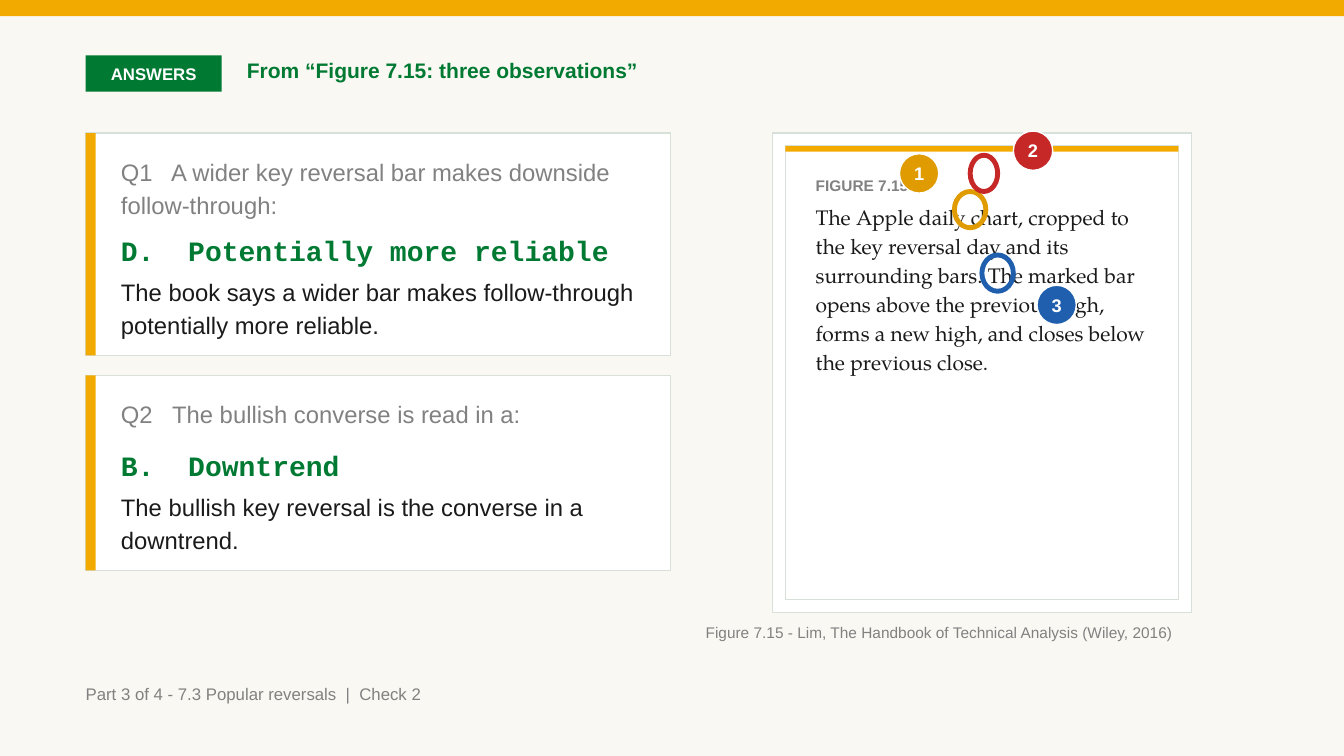
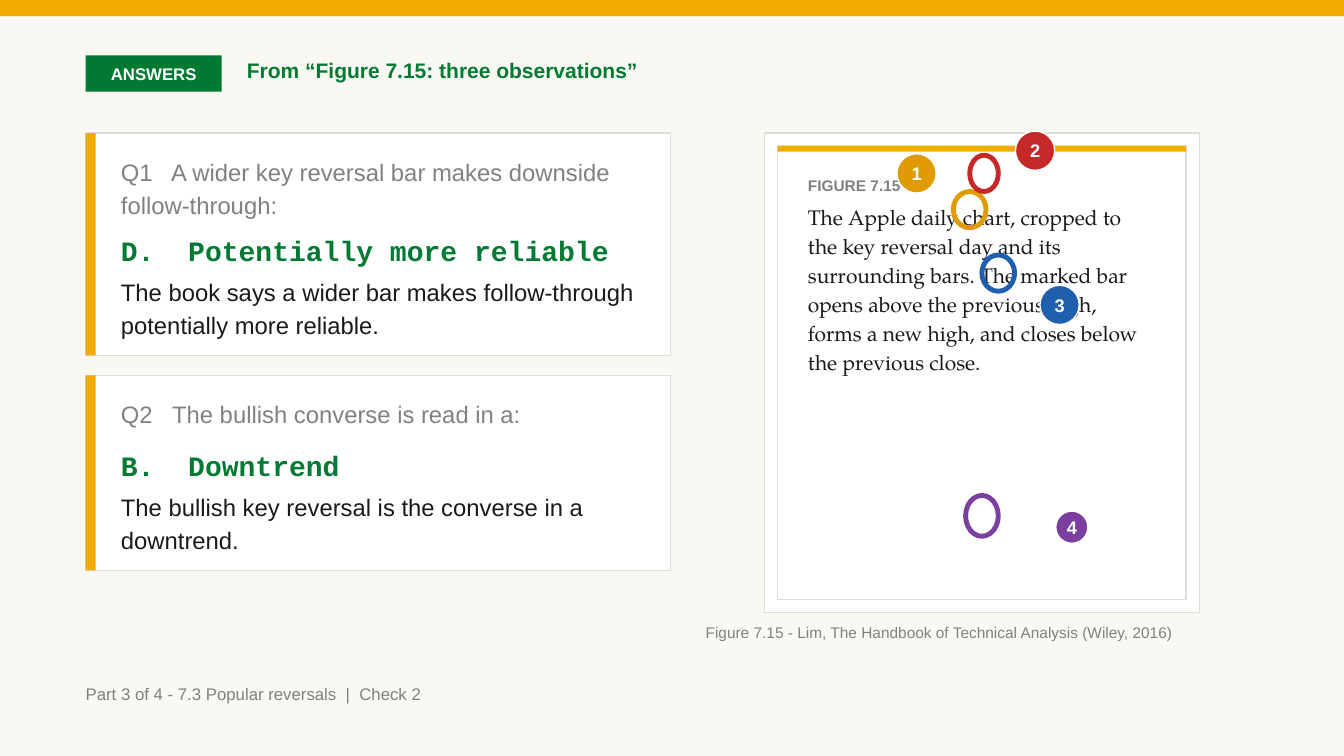
Before and after one commit to benjiesotelo-sudo/Telos_FIN1209, a slide deck: slide 14 of chapter-07/FIN1209-Chapter-07.pptx. Drawn at 1344x756 pixels with LibreOffice and Linux fonts; fonts in the diff are those of the drawing. Boxes give left, top, right and bottom in pixels: in the first picture for what was removed or moved away, otherwise in the second. Text is boxed around its words. In the diff, an @@ line names an element or a change of style, - is before the commit and + after.

```diff
--- a/chapter-07/FIN1209-Chapter-07.pptx
+++ b/chapter-07/FIN1209-Chapter-07.pptx
@@ rectangle: place and size @@
-rectangle at (772,133,1192,613)
+rectangle at (765,133,1200,613)
@@ rectangle: place and size @@
-rectangle at (785,146,1179,600)
+rectangle at (778,146,1187,600)
@@ rectangle: place and size @@
-rectangle at (785,146,1179,152)
+rectangle at (778,146,1187,152)
@@ text "FIGURE 7.15": place and size @@
-text "FIGURE 7.15" at (816,179,1145,376)
+text "FIGURE 7.15" at (808,179,1137,376)
@@ ellipse "3": place and size @@
-ellipse "3" at (1037,285,1077,325)
+ellipse "3" at (1041,285,1080,325)
@@ ellipse added at (966,496,998,536), outline #7B3FA0 3.5 pt @@
@@ ellipse added at (1056,511,1088,543), fill #7B3FA0, outline #FFFFFF 1 pt, 13 pt, text #FFFFFF, bold @@
+4
```
Also in this commit, not shown: 6 other slides changed, 3 other files.
